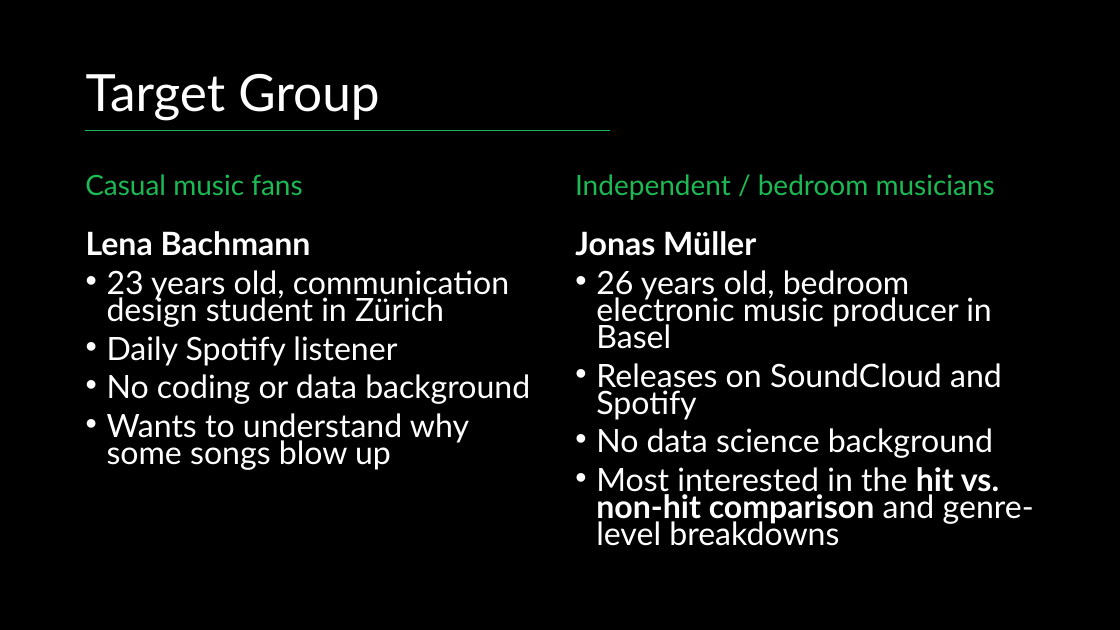
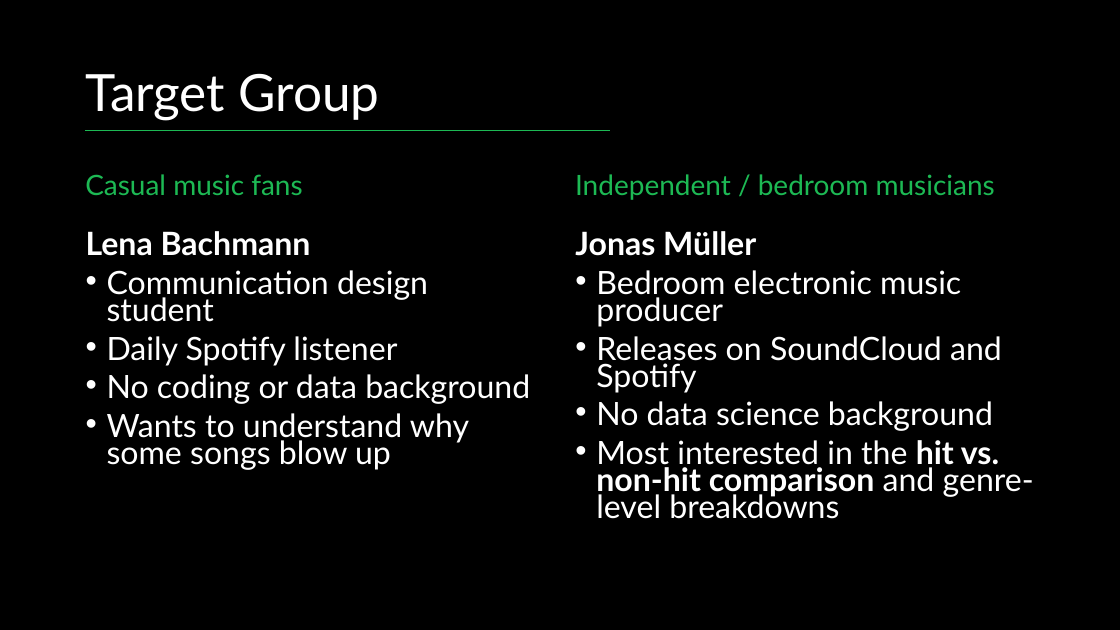
Before and after one commit to podsv-fs26-ad24/ad24-1-fancyproject, a slide deck: slide 3 of presentation.pptx (slide 4 before the commit). Drawn at 1120x630 pixels with LibreOffice and Linux fonts; fonts in the diff are those of the drawing. Boxes give left, top, right and bottom in pixels: in the first picture for what was removed or moved away, otherwise in the second. Text is boxed around its words. In the diff, an @@ line names an element or a change of style, - is before the commit and + after.

```diff
--- a/presentation.pptx
+++ b/presentation.pptx
@@ text at box(107, 270, 428, 322): text changed @@
-• 23 years old, communication design student in Zürich
+• Communication design student
@@ text at box(596, 270, 961, 327): text changed @@
-• 26 years old, bedroom electronic music producer in Basel
+• Bedroom electronic music producer
```
Also in this commit, not shown: 6 other slides changed, 1 slide added, 1 slide removed.
